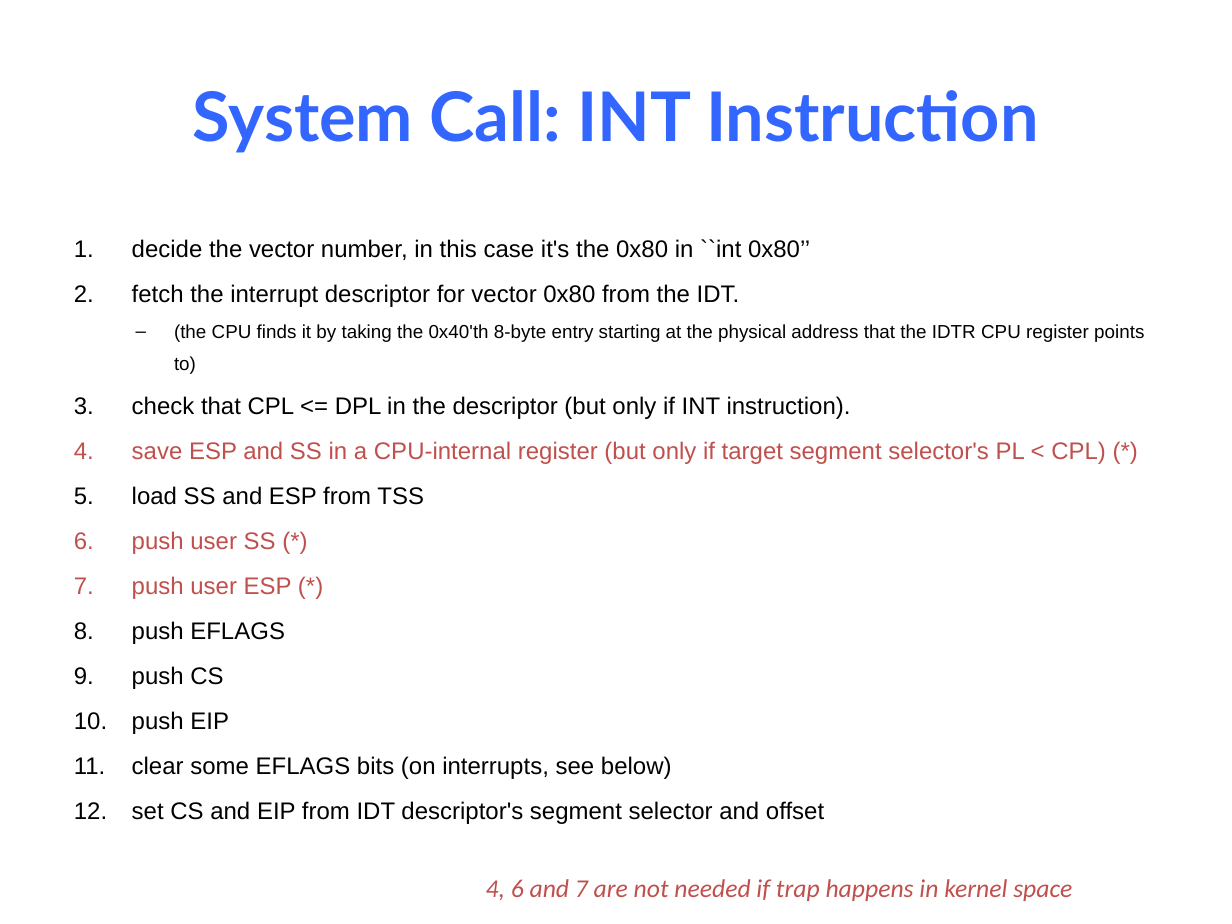
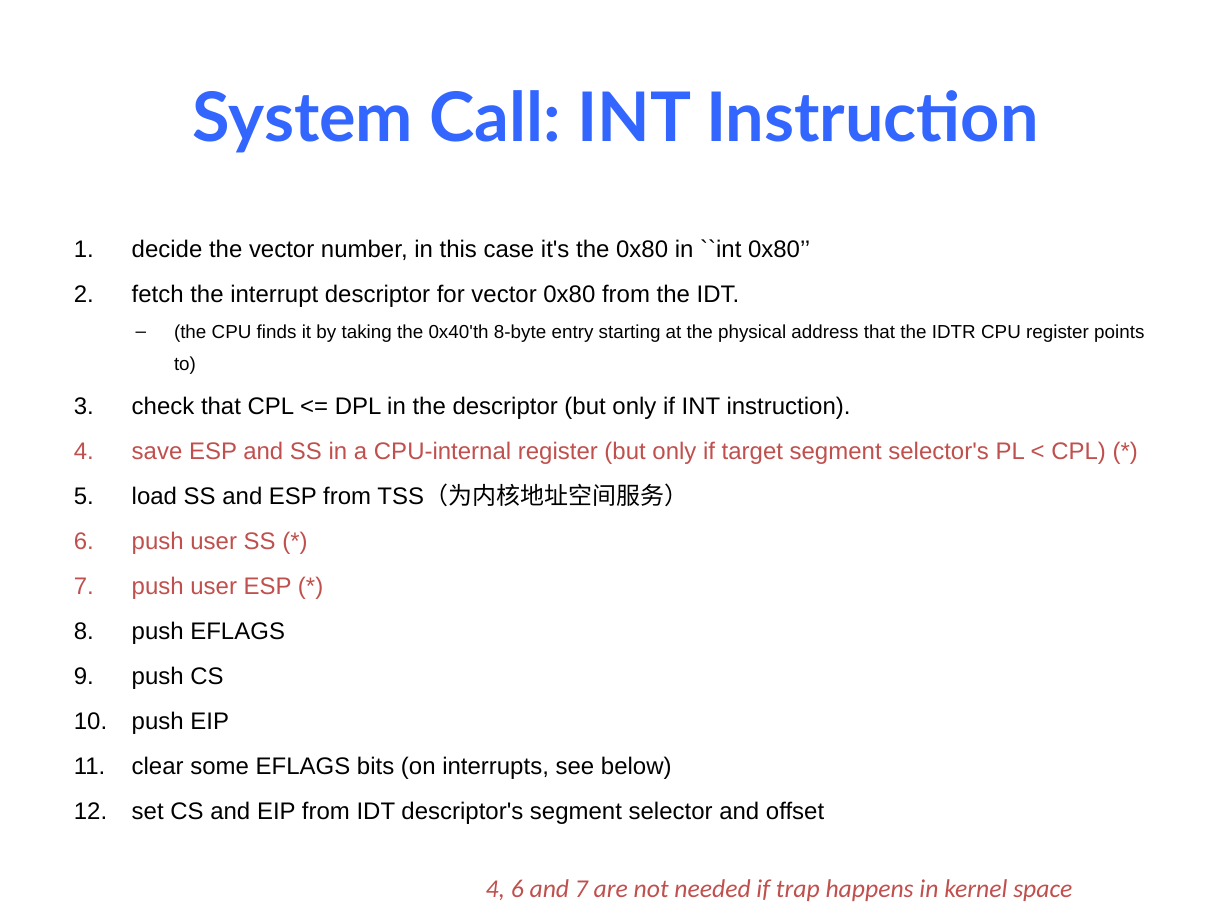
Before and after one commit to dingzhenkai/OS-review, a slide deck: slide 26 of OS-08.pptx. Drawn at 1232x924 pixels with LibreOffice and Linux fonts; fonts in the diff are those of the drawing. Boxes give left, top, right and bottom in pixels: in the first picture for what was removed or moved away, otherwise in the second. Text is boxed around its words. In the diff, an @@ line names an element or a change of style, - is before the commit and + after.

```diff
--- a/OS-08.pptx
+++ b/OS-08.pptx
@@ text at (132, 485, 688, 506): text changed @@
-5. load SS and ESP from TSS
+5. load SS and ESP from TSS（为内核地址空间服务）
```
Also in this commit, not shown: 2 other slides changed, 5 other files.
